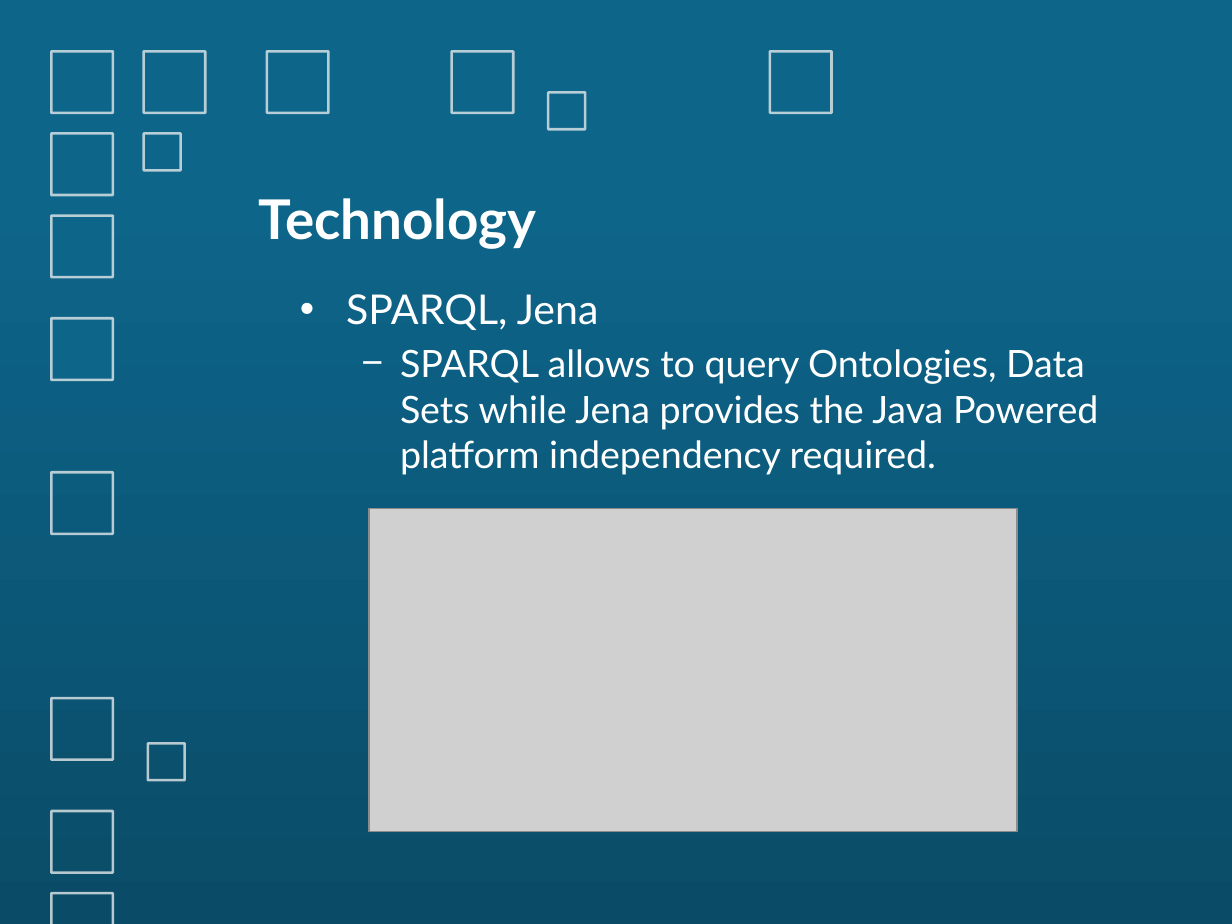
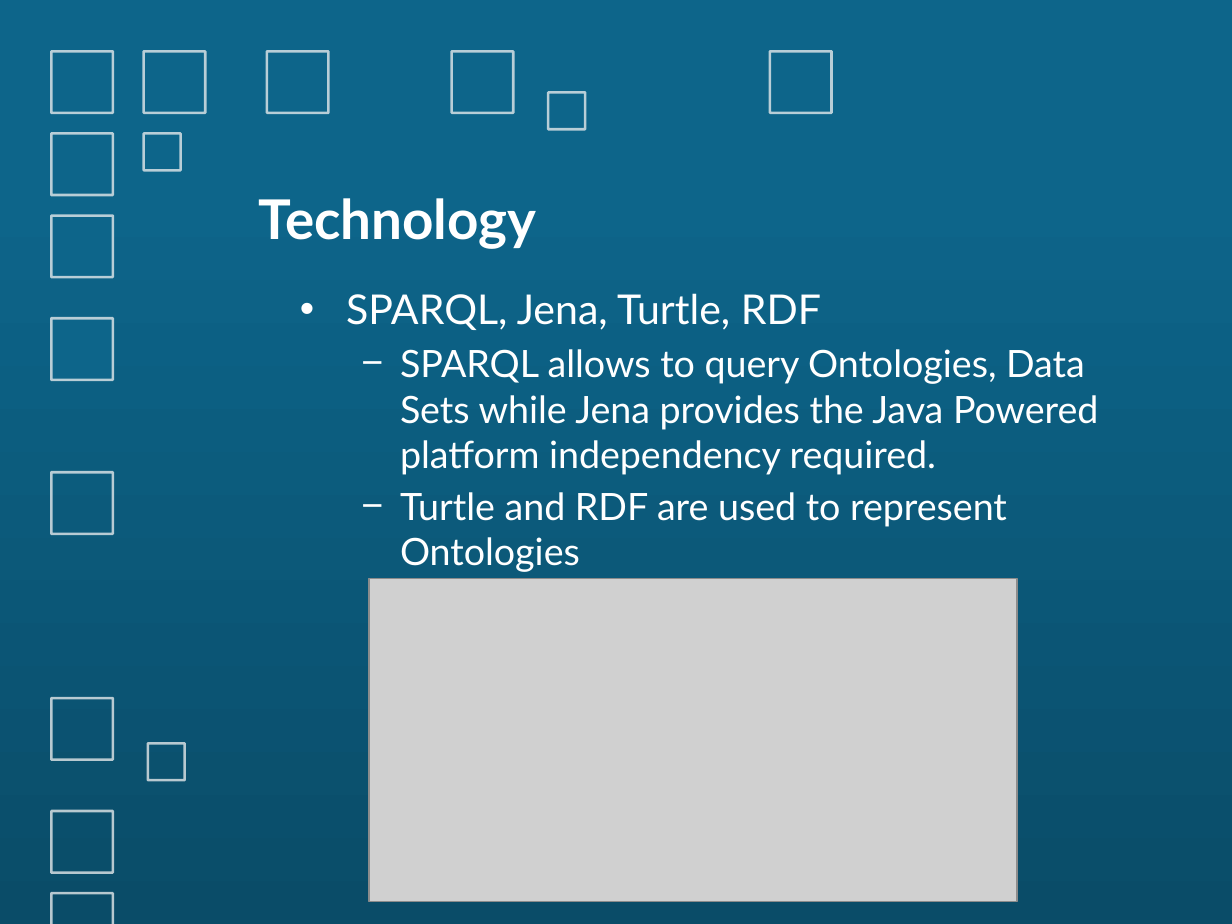
Before and after one commit to LeonDsouza/SWAR, a slide deck: slide 21 of Presentation/SEMANTIC WEB MINING.pptx (slide 14 before the commit). Drawn at 1232x924 pixels with LibreOffice and Linux fonts; fonts in the diff are those of the drawing; grey boxes stand for pictures. Boxes give left, top, right and bottom in pixels: in the first picture for what was removed or moved away, otherwise in the second. Text is boxed around its words. In the diff, an @@ line names an element or a change of style, - is before the commit and + after.

```diff
--- a/Presentation/SEMANTIC WEB MINING.pptx
+++ b/Presentation/SEMANTIC WEB MINING.pptx
@@ text at bbox=[346, 293, 821, 330]: text changed @@
-• SPARQL, Jena
+• SPARQL, Jena, Turtle, RDF
@@ text at bbox=[400, 492, 1007, 572]: paragraph added @@
+  − Turtle and RDF are used to represent Ontologies
@@ picture: place and size @@
-picture at bbox=[368, 509, 1016, 832]
+picture at bbox=[368, 578, 1016, 901]
```
Also in this commit, not shown: 7 slides added.
